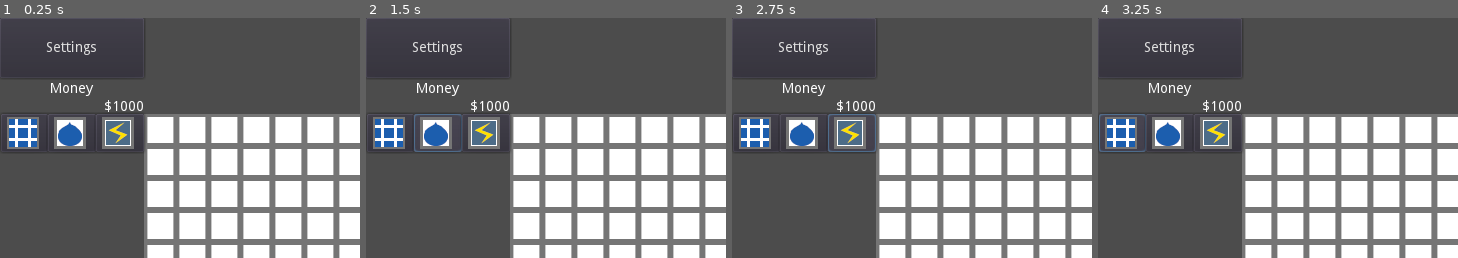
Above: before the commit, frames 1-4 (left to right).
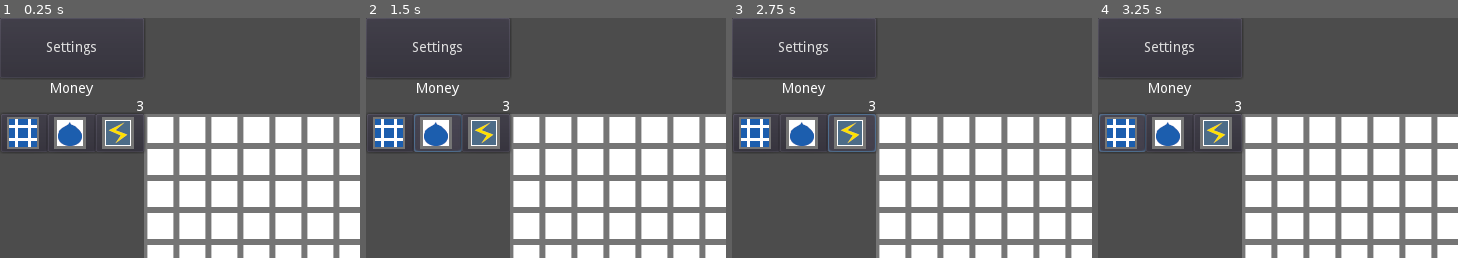
Above: after the commit, the same moments.

Repository: Marcuss2/openreactor
Game: Godot game, scene res://scenes/Main.tscn
Two runs of this game, one before a commit and one after it. Both use one fixed random seed, a clock stepped at 60 frames per second and the inputs below.
Inputs (mouse positions are % of the whole screen's width and height, from its top left):
- Up to frame 1 (0.25 s): no input
- Up to frame 2 (1.5 s): click (3, 24) at 0.5 s; click (10, 24) at 1.25 s
- Up to frame 3 (2.75 s): click (17, 24) at 2 s
- Up to frame 4 (3.25 s): click (3, 24) at 2.75 s
The pictures show only the part of the screen within x 0-50%, y 0-50%; the shares and areas given below are measured in that part.

The runs differ from the first frame. In frame 1, 0.2% of the frame differs, in the area x 29-40%, y 34-40%; in frame 2, 0.2%; in frame 3, 0.2%; in frame 4, 0.2%.

Commit message:
Basic game loop functional

Diff:
--- a/project.godot
+++ b/project.godot
@@ -21,7 +21,7 @@
 
 [autoload]
 
-Global="*res://scripts/Global.gd"
+Global="*res://scenes/Global.tscn"
 
 [display]
 
--- a/scenes/Control.tscn
+++ b/scenes/Control.tscn
@@ -1,9 +1,10 @@
-[gd_scene load_steps=5 format=2]
+[gd_scene load_steps=6 format=2]
 
 [ext_resource path="res://scripts/Control.gd" type="Script" id=1]
-[ext_resource path="res://assets/solar.png" type="Texture" id=2]
-[ext_resource path="res://assets/water.png" type="Texture" id=3]
-[ext_resource path="res://assets/lowgen.png" type="Texture" id=4]
+[ext_resource path="res://scripts/MoneyCount.gd" type="Script" id=2]
+[ext_resource path="res://assets/solar.png" type="Texture" id=3]
+[ext_resource path="res://assets/water.png" type="Texture" id=4]
+[ext_resource path="res://assets/lowgen.png" type="Texture" id=5]
 
 [node name="Control" type="Control"]
 light_mask = 0
@@ -42,6 +43,7 @@
 margin_bottom = 96.0
 text = "$1000"
 align = 2
+script = ExtResource( 2 )
 
 [node name="StaticContainer" type="MarginContainer" parent="."]
 margin_left = 144.0
--- /dev/null
+++ b/scenes/Entity.tscn
@@ -0,0 +1,13 @@
+[gd_scene load_steps=3 format=2]
+
+[ext_resource path="res://assets/bar.png" type="Texture" id=1]
+[ext_resource path="res://scripts/Entity.gd" type="Script" id=2]
+
+[node name="Entity" type="TextureProgress"]
+margin_right = 32.0
+margin_bottom = 2.0
+max_value = 32.0
+value = 16.0
+rounded = true
+texture_progress = ExtResource( 1 )
+script = ExtResource( 2 )
--- /dev/null
+++ b/scenes/Global.tscn
@@ -0,0 +1,11 @@
+[gd_scene load_steps=6 format=2]
+
+[ext_resource path="res://scripts/Global.gd" type="Script" id=1]
+[ext_resource path="res://scenes/Tiles/Tile.tscn" type="PackedScene" id=2]
+[ext_resource path="res://scenes/Tiles/SolarTile.tscn" type="PackedScene" id=3]
+[ext_resource path="res://scenes/Tiles/WaterTile.tscn" type="PackedScene" id=4]
+[ext_resource path="res://scenes/Tiles/PowerTile.tscn" type="PackedScene" id=5]
+
+[node name="Global" type="Node"]
+script = ExtResource( 1 )
+tile_resource = [ ExtResource( 2 ), ExtResource( 3 ), ExtResource( 4 ), ExtResource( 5 ) ]
--- a/scenes/TileArea.tscn
+++ b/scenes/TileArea.tscn
@@ -1,9 +1,6 @@
-[gd_scene load_steps=3 format=2]
+[gd_scene load_steps=2 format=2]
 
 [ext_resource path="res://scripts/TileArea.gd" type="Script" id=1]
-[ext_resource path="res://scenes/Tile.tscn" type="PackedScene" id=2]
 
 [node name="TileArea" type="Node2D"]
 script = ExtResource( 1 )
-gridsize_x = 18
-tile_resource = [ ExtResource( 2 ) ]
--- /dev/null
+++ b/scenes/Tiles/PowerTile.tscn
@@ -0,0 +1,54 @@
+[gd_scene load_steps=6 format=2]
+
+[ext_resource path="res://scripts/PowerTile.gd" type="Script" id=1]
+[ext_resource path="res://assets/lowgen.png" type="Texture" id=2]
+[ext_resource path="res://scenes/Entity.tscn" type="PackedScene" id=3]
+
+[sub_resource type="SpriteFrames" id=1]
+animations = [ {
+"frames": [ ExtResource( 2 ) ],
+"loop": true,
+"name": "default",
+"speed": 5.0
+} ]
+
+[sub_resource type="RectangleShape2D" id=2]
+extents = Vector2( 16, 16 )
+
+[node name="PowerTile" type="Area2D" groups=[
+"Tiles",
+]]
+script = ExtResource( 1 )
+__meta__ = {
+"_edit_group_": true
+}
+id = 2
+cost = 1
+
+[node name="AnimatedSprite" type="AnimatedSprite" parent="."]
+frames = SubResource( 1 )
+
+[node name="CollisionShape2D" type="CollisionShape2D" parent="."]
+shape = SubResource( 2 )
+
+[node name="Bars" type="VBoxContainer" parent="."]
+margin_left = -16.0
+margin_right = 16.0
+margin_bottom = 16.0
+rect_pivot_offset = Vector2( -64, -16 )
+mouse_filter = 2
+custom_constants/separation = 0
+alignment = 2
+
+[node name="Water" parent="Bars" instance=ExtResource( 3 )]
+margin_top = 12.0
+margin_bottom = 14.0
+tint_progress = Color( 0.00784314, 0, 1, 1 )
+
+[node name="Heat" parent="Bars" instance=ExtResource( 3 )]
+margin_top = 14.0
+margin_bottom = 16.0
+tint_progress = Color( 1, 0, 0, 1 )
+critical = true
+[connection signal="input_event" from="." to="." method="_on_Tile_input_event"]
+[connection signal="critical_over_capacity" from="Bars/Heat" to="." method="explode"]
--- a/scenes/Tile.tscn
+++ b/scenes/Tiles/SolarTile.tscn
@@ -1,7 +1,7 @@
 [gd_scene load_steps=5 format=2]
 
-[ext_resource path="res://scripts/Tile.gd" type="Script" id=1]
-[ext_resource path="res://assets/empty_tile.png" type="Texture" id=2]
+[ext_resource path="res://scripts/SolarTile.gd" type="Script" id=1]
+[ext_resource path="res://assets/solar.png" type="Texture" id=2]
 
 [sub_resource type="SpriteFrames" id=1]
 animations = [ {
@@ -14,13 +14,15 @@
 [sub_resource type="RectangleShape2D" id=2]
 extents = Vector2( 16, 16 )
 
-[node name="Tile" type="Area2D" groups=[
+[node name="SolarTile" type="Area2D" groups=[
 "Tiles",
 ]]
 script = ExtResource( 1 )
 __meta__ = {
 "_edit_group_": true
 }
+id = 1
+cost = 1
 
 [node name="AnimatedSprite" type="AnimatedSprite" parent="."]
 frames = SubResource( 1 )
@@ -36,10 +38,4 @@
 mouse_filter = 2
 custom_constants/separation = 0
 alignment = 2
-
-[node name="TopPad" type="Control" parent="Bars"]
-margin_right = 32.0
-margin_bottom = 16.0
-mouse_filter = 2
-size_flags_vertical = 3
 [connection signal="input_event" from="." to="." method="_on_Tile_input_event"]
--- /dev/null
+++ b/scenes/Tiles/Tile.tscn
@@ -0,0 +1,39 @@
+[gd_scene load_steps=5 format=2]
+
+[ext_resource path="res://scripts/Tile.gd" type="Script" id=1]
+[ext_resource path="res://assets/empty_tile.png" type="Texture" id=2]
+
+[sub_resource type="SpriteFrames" id=1]
+animations = [ {
+"frames": [ ExtResource( 2 ) ],
+"loop": true,
+"name": "default",
+"speed": 5.0
+} ]
+
+[sub_resource type="RectangleShape2D" id=2]
+extents = Vector2( 16, 16 )
+
+[node name="Tile" type="Area2D" groups=[
+"Tiles",
+]]
+script = ExtResource( 1 )
+__meta__ = {
+"_edit_group_": true
+}
+
+[node name="AnimatedSprite" type="AnimatedSprite" parent="."]
+frames = SubResource( 1 )
+
+[node name="CollisionShape2D" type="CollisionShape2D" parent="."]
+shape = SubResource( 2 )
+
+[node name="Bars" type="VBoxContainer" parent="."]
+margin_left = -16.0
+margin_right = 16.0
+margin_bottom = 16.0
+rect_pivot_offset = Vector2( -64, -16 )
+mouse_filter = 2
+custom_constants/separation = 0
+alignment = 2
+[connection signal="input_event" from="." to="." method="_on_Tile_input_event"]
--- /dev/null
+++ b/scenes/Tiles/WaterTile.tscn
@@ -0,0 +1,41 @@
+[gd_scene load_steps=5 format=2]
+
+[ext_resource path="res://scripts/WaterTile.gd" type="Script" id=1]
+[ext_resource path="res://assets/water.png" type="Texture" id=2]
+
+[sub_resource type="SpriteFrames" id=1]
+animations = [ {
+"frames": [ ExtResource( 2 ) ],
+"loop": true,
+"name": "default",
+"speed": 5.0
+} ]
+
+[sub_resource type="RectangleShape2D" id=2]
+extents = Vector2( 16, 16 )
+
+[node name="WaterTile" type="Area2D" groups=[
+"Tiles",
+]]
+script = ExtResource( 1 )
+__meta__ = {
+"_edit_group_": true
+}
+id = 3
+cost = 1
+
+[node name="AnimatedSprite" type="AnimatedSprite" parent="."]
+frames = SubResource( 1 )
+
+[node name="CollisionShape2D" type="CollisionShape2D" parent="."]
+shape = SubResource( 2 )
+
+[node name="Bars" type="VBoxContainer" parent="."]
+margin_left = -16.0
+margin_right = 16.0
+margin_bottom = 16.0
+rect_pivot_offset = Vector2( -64, -16 )
+mouse_filter = 2
+custom_constants/separation = 0
+alignment = 2
+[connection signal="input_event" from="." to="." method="_on_Tile_input_event"]
--- /dev/null
+++ b/scripts/Entity.gd
@@ -0,0 +1,15 @@
+extends TextureProgress
+
+signal critical_over_capacity
+
+export (bool) var critical = false
+export var amount = 0
+var old_amount = 0
+export var capacity = 10
+
+func _process(delta):
+	if critical and amount > capacity:
+		emit_signal("critical_over_capacity")
+	value = (float(amount) / capacity) * 32
+	old_amount = amount if amount <= capacity else capacity
+	amount = old_amount
--- a/scripts/Global.gd
+++ b/scripts/Global.gd
@@ -1,13 +1,10 @@
 extends Node
 
-# Declare member variables here. Examples:
-# var a = 2
-# var b = "text"
+export var tile_resource = []
+var money = 5
 
-# Called when the node enters the scene tree for the first time.
+func get_tile_instance(id):
+	return tile_resource[id].instance()
+
 func _ready():
-	pass # Replace with function body.
-
-# Called every frame. 'delta' is the elapsed time since the previous frame.
-#func _process(delta):
-#	pass
+	money = 3
--- /dev/null
+++ b/scripts/MoneyCount.gd
@@ -0,0 +1,4 @@
+extends Label
+
+func _process(delta):
+	text = str(Global.money)
--- /dev/null
+++ b/scripts/PowerTile.gd
@@ -0,0 +1,11 @@
+extends "res://scripts/Tile.gd"
+
+export (int) var power_gen = 1
+
+func tile_logic(tiles):
+	var heat = .get_entity("Heat")
+	var water = .get_entity("Water")
+	if heat.amount >= power_gen and water.amount >= power_gen:
+		heat.amount -= power_gen
+		water.amount -= power_gen
+		Global.money += power_gen
--- /dev/null
+++ b/scripts/SolarTile.gd
@@ -0,0 +1,11 @@
+extends "res://scripts/Tile.gd"
+
+export (int) var heat_gen = 4
+
+func tile_logic(tiles):
+	var heat_entities = .get_entities_from_tiles("Heat", tiles)
+	for entity in heat_entities:
+		if entity.amount + heat_gen / heat_entities.size() > entity.capacity:
+			entity.amount = entity.capacity
+		else:
+			entity.amount += heat_gen / heat_entities.size()
--- a/scripts/Tile.gd
+++ b/scripts/Tile.gd
@@ -2,25 +2,34 @@
 
 signal clicked
 signal exploded
+signal clear
 
-export var id = 0
-export var tile_entities = {}
+export (int) var id = 0
+export (int) var cost = 0
+var tile_entities = {}
 
 var x_indice = 0
 var y_indice = 0
+
+func _ready():
+	for entity in $Bars.get_children():
+		tile_entities[entity.name] = entity
 
 
 func tile_logic(tiles):
 	pass
 
+
+func get_entities_from_tiles(entity, tiles):
+	var entities = []
+	for tile in tiles:
+		if tile.has_entity(entity):
+			entities.append(tile.get_entity(entity))
+	return entities
+
+
 func explode():
 	emit_signal("exploded", x_indice, y_indice)
-
-func _process(delta):
-	for item in tile_entities.values():
-		item.amount = item.old_amount
-	if "heat" in tile_entities && tile_entities["heat"].capacity < tile_entities["heat"].amount:
-		explode()
 
 
 func init(pos_x, pos_y, x_indice, y_indice):
@@ -28,13 +37,20 @@
 	position.y = pos_y
 	self.x_indice = x_indice
 	self.y_indice = y_indice
+	Global.money -= cost
 
-func has_entity_capacity(entity):
-	return entity in tile_entities
 
-func get_entity_capacity(entity):
-	return tile_entities[entity].capacity
+func has_entity(entity_name):
+	return entity_name in tile_entities
+
+
+func get_entity(entity_name):
+	return tile_entities[entity_name]
+
 
 func _on_Tile_input_event(viewport, event, shape_idx):
-	if event.is_pressed():
-		emit_signal("clicked", x_indice, y_indice)
+	if event is InputEventMouseButton:
+		if event.button_index == BUTTON_LEFT and event.pressed:
+			emit_signal("clicked", x_indice, y_indice)
+		if event.button_index == BUTTON_RIGHT and event.pressed:
+			emit_signal("clear", x_indice, y_indice)
--- a/scripts/TileArea.gd
+++ b/scripts/TileArea.gd
@@ -1,12 +1,19 @@
 extends Node2D
 
-export var gridsize_x = 19
+export var gridsize_x = 18
 export var gridsize_y = 12
 
 var tiles = []
 var selected_tile_id = 0
 
-export var tile_resource = []
+
+func place_tile(id, x_indice, y_indice):
+	var tile = Global.get_tile_instance(0)
+	tile.init(16 + 32 * x_indice, 16 + 32 * y_indice, x_indice, y_indice)
+	tile.connect("clicked", self, "_on_Tile_clicked")
+	tile.connect("clear", self, "_on_Tile_clear")
+	tiles[x_indice].append(tile)
+	add_child(tile)
 
 
 # Called when the node enters the scene tree for the first time.
@@ -14,23 +21,53 @@
 	for i in range(gridsize_x):
 		tiles.append([])
 		for j in range(gridsize_y):
-			var tile = tile_resource[0].instance()
-			tile.init(16 + 32 * i, 16 + 32 * j, i, j)
-			tile.connect("clicked", self, "_on_Tile_clicked")
-			tiles[i].append(tile)
-			add_child(tile)
+			place_tile(0, i, j)
+
+
+func replace_tile(id, x_indice, y_indice):
+	var old_tile = tiles[x_indice][y_indice]
+	var new_tile = Global.get_tile_instance(id)
+	if new_tile.cost > Global.money:
+		return
+	new_tile.init(16 + 32 * x_indice, 16 + 32 * y_indice, x_indice, y_indice)
+	new_tile.connect("clicked", self, "_on_Tile_clicked")
+	new_tile.connect("clear", self, "_on_Tile_clear")
+	tiles[x_indice][y_indice] = new_tile
+	old_tile.queue_free()
+	add_child(new_tile)
+
+
+func _process(delta):
+	execute_tile_logic()
+
+
+func get_surrounding_tiles(x_indice, y_indice):
+	var surrounding_tiles = []
+	if x_indice != 0:
+		surrounding_tiles.append(tiles[x_indice - 1][y_indice])
+	if x_indice != gridsize_x - 1:
+		surrounding_tiles.append(tiles[x_indice + 1][y_indice])
+	if y_indice != 0:
+		surrounding_tiles.append(tiles[x_indice][y_indice - 1])
+	if y_indice != gridsize_y - 1:
+		surrounding_tiles.append(tiles[x_indice][y_indice + 1])
+	return surrounding_tiles
+
+
+func execute_tile_logic():
+	for i in range(gridsize_x):
+		for j in range(gridsize_y):
+			tiles[i][j].tile_logic(get_surrounding_tiles(i, j))
 
 
 func _on_Tile_clicked(x_indice, y_indice):
 	print("Clicked! " + str(x_indice) + " " + str(y_indice))
 	if tiles[x_indice][y_indice].id == 0:
-		tiles[x_indice][y_indice].queue_free()
-		var new_tile = tile_resource[selected_tile_id].instance()
-		new_tile.init(16 + 32 * x_indice, 16 + 32 * y_indice, x_indice, y_indice)
-		new_tile.connect("clicked", self, "_on_Tile_clicked")
-		tiles[x_indice][y_indice] = new_tile
-		add_child(new_tile)
+		replace_tile(selected_tile_id, x_indice, y_indice)
 
+
+func _on_Tile_clear(x_indice, y_indice):
+	replace_tile(0, x_indice, y_indice)
 
 func _on_Tile_exploded(x_indice, y_indice):
 	print("Exploded! " + str(x_indice) + " " + str(y_indice))
--- /dev/null
+++ b/scripts/WaterTile.gd
@@ -0,0 +1,11 @@
+extends "res://scripts/Tile.gd"
+
+export var water_gen = 2
+
+func tile_logic(tiles):
+	var water_entities = .get_entities_from_tiles("Water", tiles)
+	for entity in water_entities:
+		if entity.amount + water_gen / water_entities.size() > entity.capacity:
+			entity.amount = entity.capacity
+		else:
+			entity.amount += water_gen / water_entities.size()
Not shown: 3 places in scenes/Control.tscn that only renumber resources
